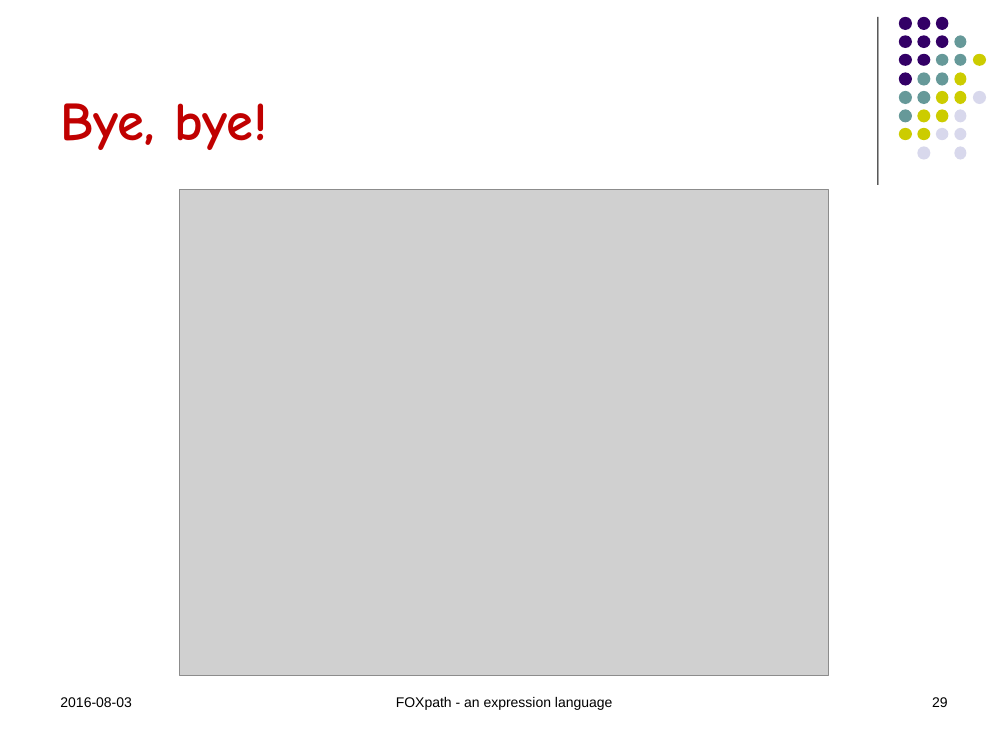
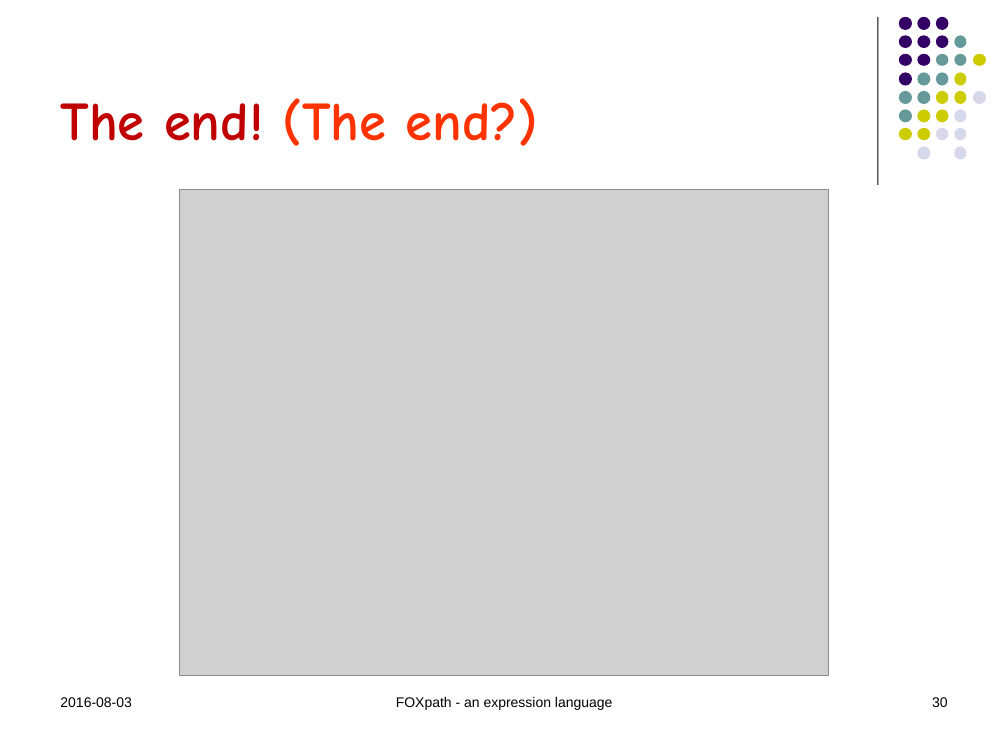
Before and after one commit to hrennau/foxpath, a slide deck: slide 30 of doc/foxpath.pptx (slide 29 before the commit). Drawn at 1008x756 pixels with LibreOffice and Linux fonts; fonts in the diff are those of the drawing; grey boxes stand for pictures. Boxes give left, top, right and bottom in pixels: in the first picture for what was removed or moved away, otherwise in the second. Text is boxed around its words. In the diff, an @@ line names an element or a change of style, - is before the commit and + after.

Commit message:
Updated presentation.

```diff
--- a/doc/foxpath.pptx
+++ b/doc/foxpath.pptx
@@ title at (60,98,538,146): text changed; text colour #C00000 to #FF3300 @@
-Bye, bye!
+The end! (The end?)
@@ page number at (932,697,948,707): text changed @@
-29
+30
```
Also in this commit, not shown: 1 slide added, 1 other file.
